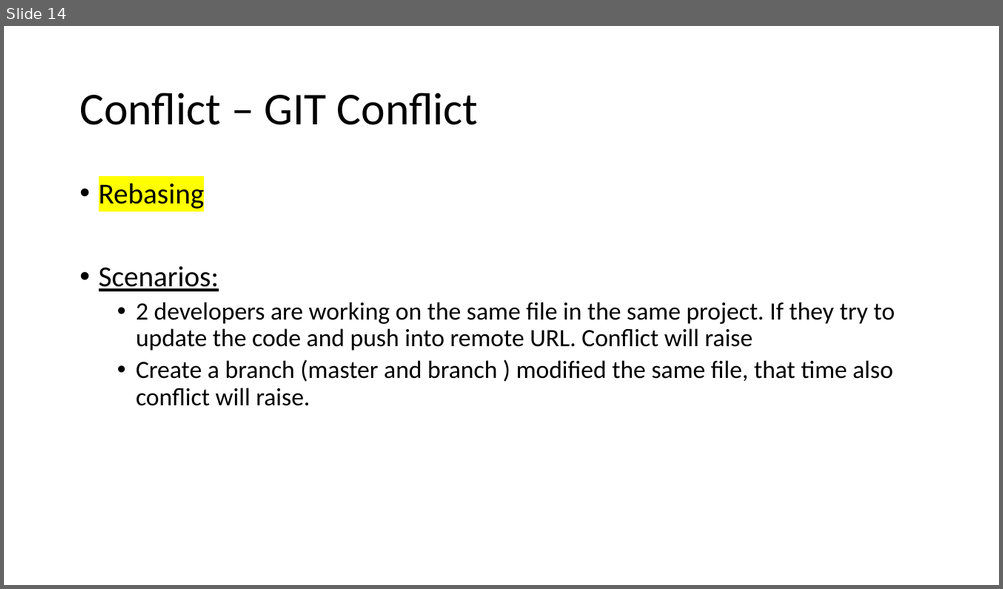
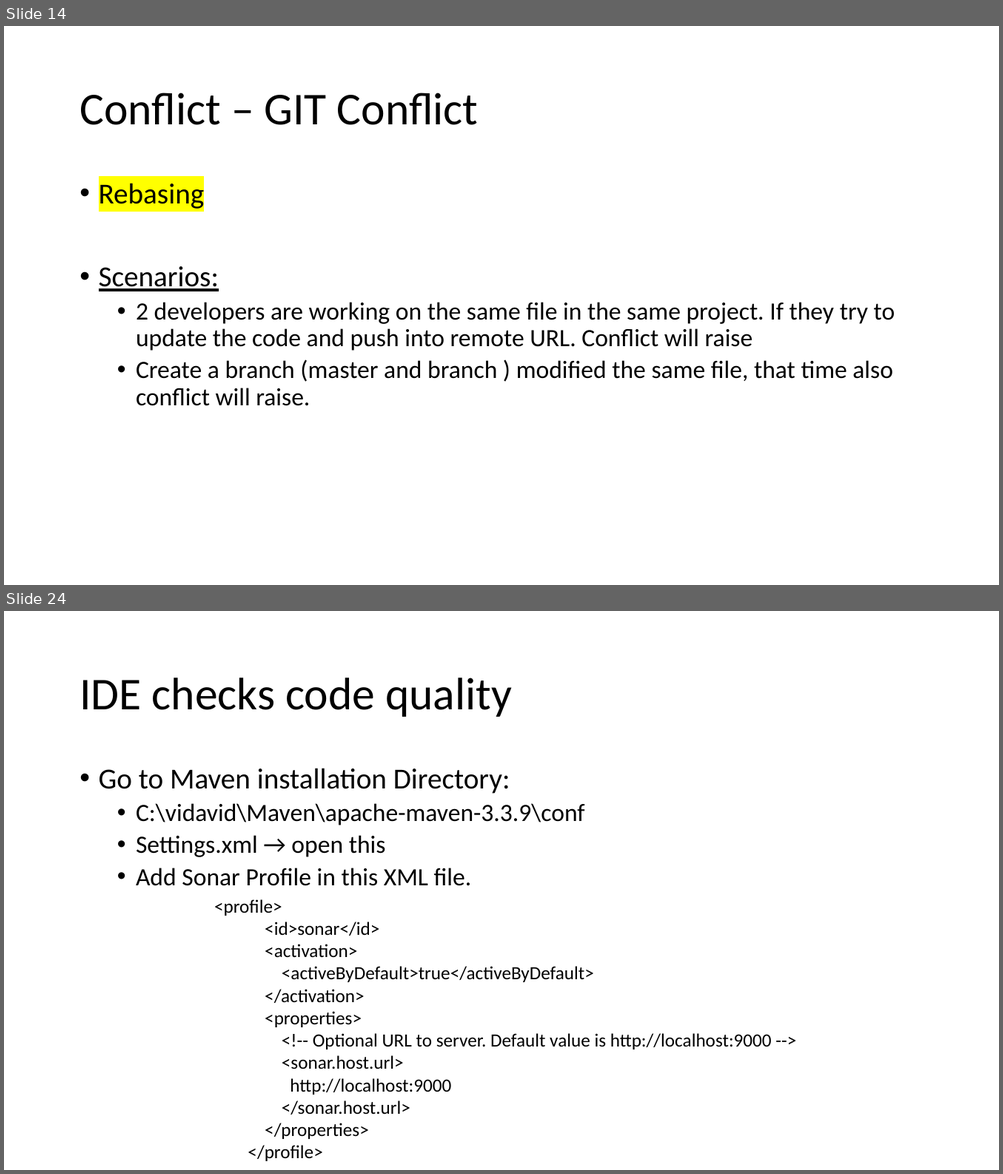
Before and after one commit to Souravpatel/A3_Training, a slide deck: A3 Training - Synchrony.pptx. Shown one above the other, each under a label of ours: slide 14 before the commit, slides 14 and 24 after it; the slides between them are not shown. The pictures are 1003x589 and 1003x1174 pixels, drawn with LibreOffice and Linux fonts; fonts in the diff are those of the drawing. Boxes give left, top, right and bottom in pixels: in the first picture for what was removed or moved away, otherwise in the second. Text is boxed around its words. In the diff, an @@ line names an element or a change of style, - is before the commit and + after.

```diff
--- a/A3 Training - Synchrony.pptx
+++ b/A3 Training - Synchrony.pptx
@@ slide 24 added at (4, 611, 999, 1170), background #FFFFFF @@
@@ title added at (79, 678, 512, 717), 44 pt, text #000000 @@
+IDE checks code quality
@@ text added at (99, 768, 585, 886), 24 pt, text #000000 @@
+• Go to Maven installation Directory:
+  • C:\vidavid\Maven\apache-maven-3.3.9\conf
+  • Settings.xml → open this
+  • Add Sonar Profile in this XML file.
@@ text added at (214, 900, 771, 1162), 18 pt, text #000000 @@
+<profile>
+<id>sonar</id>
+<activation>
+<activeByDefault>true</activeByDefault>
+</activation>
+<properties>
+<!-- Optional URL to server. Default value is http://localhost:9000 -->
+<sonar.host.url>
+http://localhost:9000
+</sonar.host.url>
+</properties>
+</profile>
```
Also in this commit, not shown: 3 slides changed, 11 other slides added.
